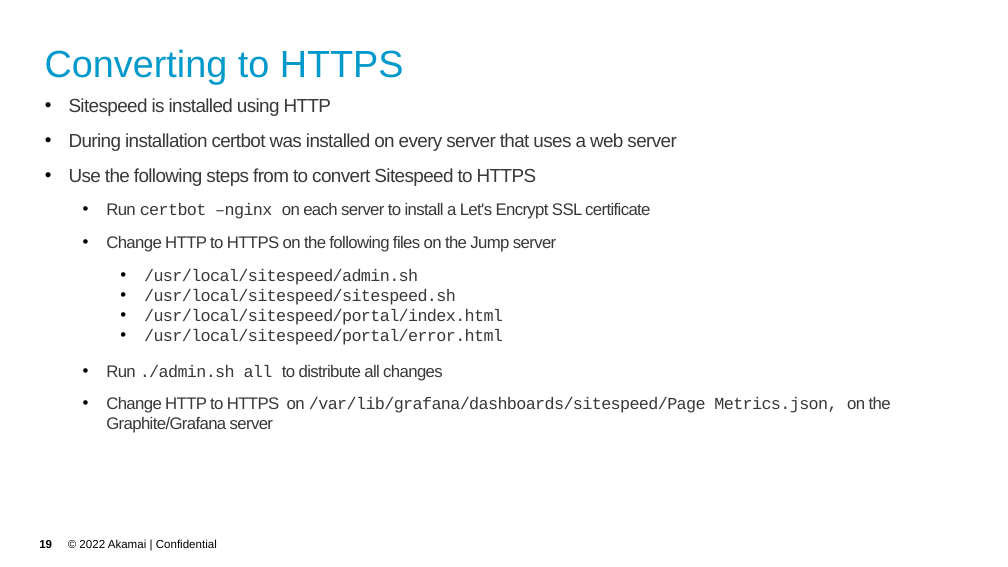
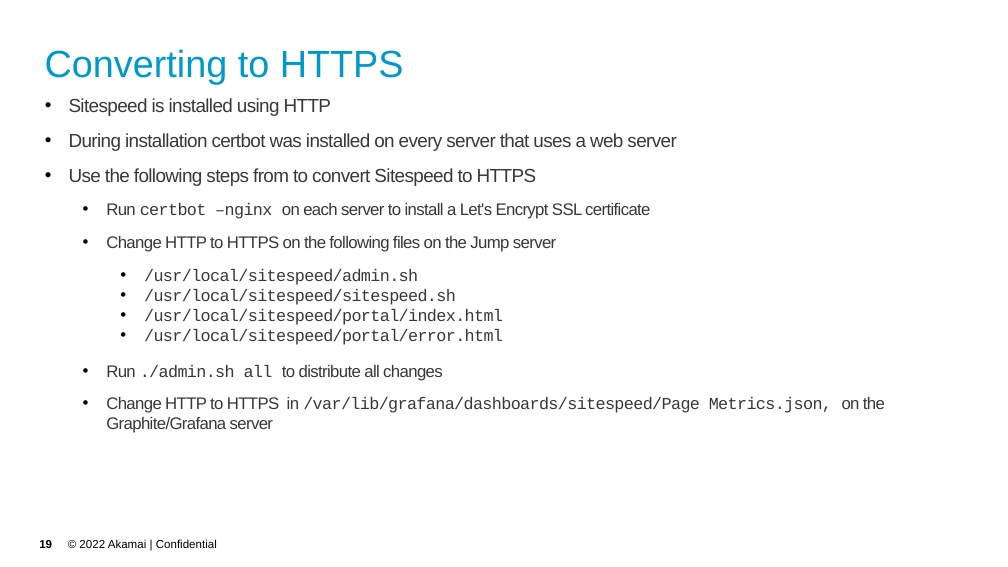
Before and after one commit to akamai-consulting/sitespeed, a slide deck: slide 19 of Info/Guide.pptx. Drawn at 1008x567 pixels with LibreOffice and Linux fonts; fonts in the diff are those of the drawing; background and template pictures are left out. Boxes give left, top, right and bottom in pixels: in the first picture for what was removed or moved away, otherwise in the second. Text is boxed around its words. In the diff, an @@ line names an element or a change of style, - is before the commit and + after.

```diff
--- a/Info/Guide.pptx
+++ b/Info/Guide.pptx
@@ text at [106,397,885,433]: text changed @@
-  • Change HTTP to HTTPS on /var/lib/grafana/dashboards/sitespeed/Page Metrics.json, on the Graphite/Grafana server
+  • Change HTTP to HTTPS in /var/lib/grafana/dashboards/sitespeed/Page Metrics.json, on the Graphite/Grafana server
```
Also in this commit, not shown: 2 other slides changed.
